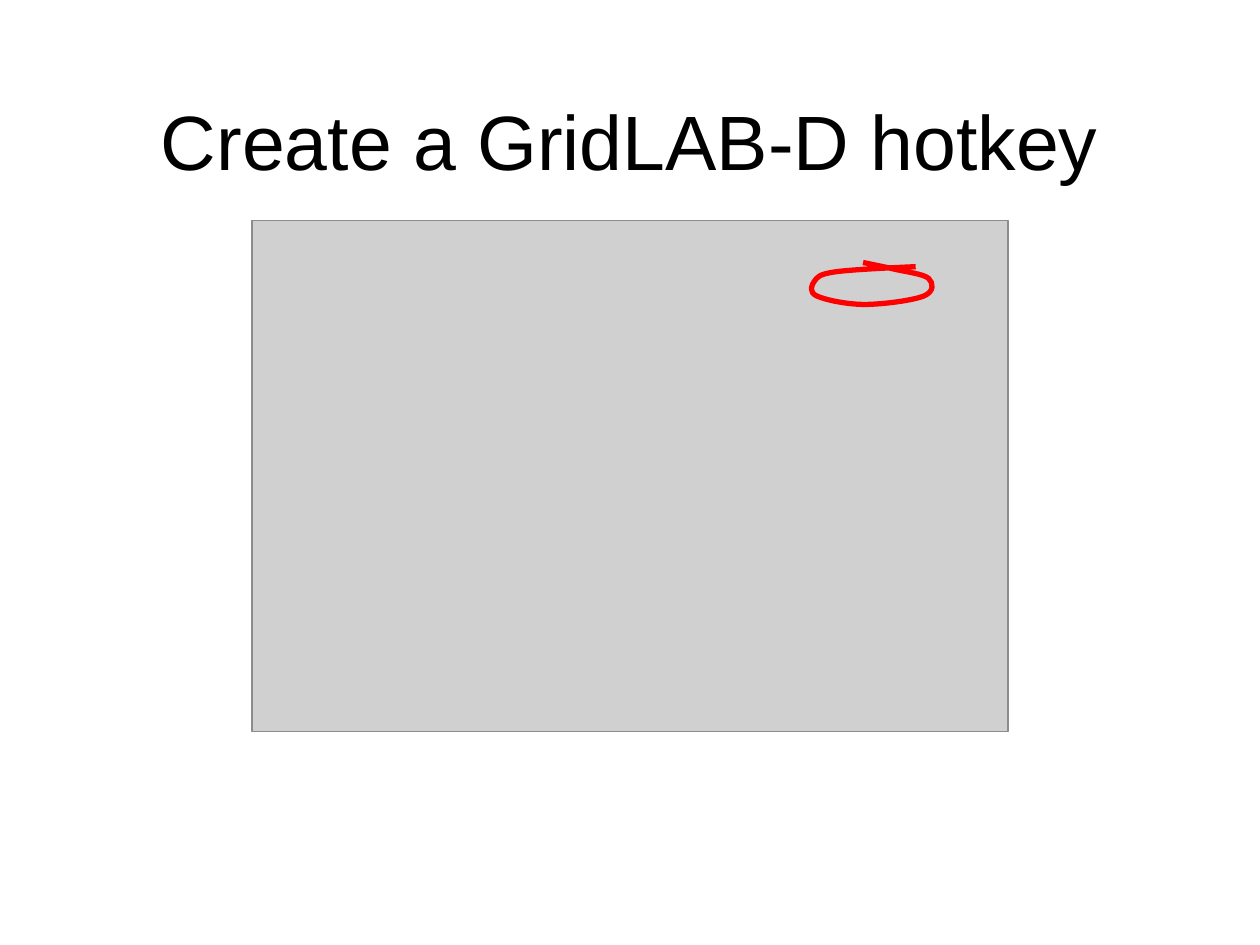
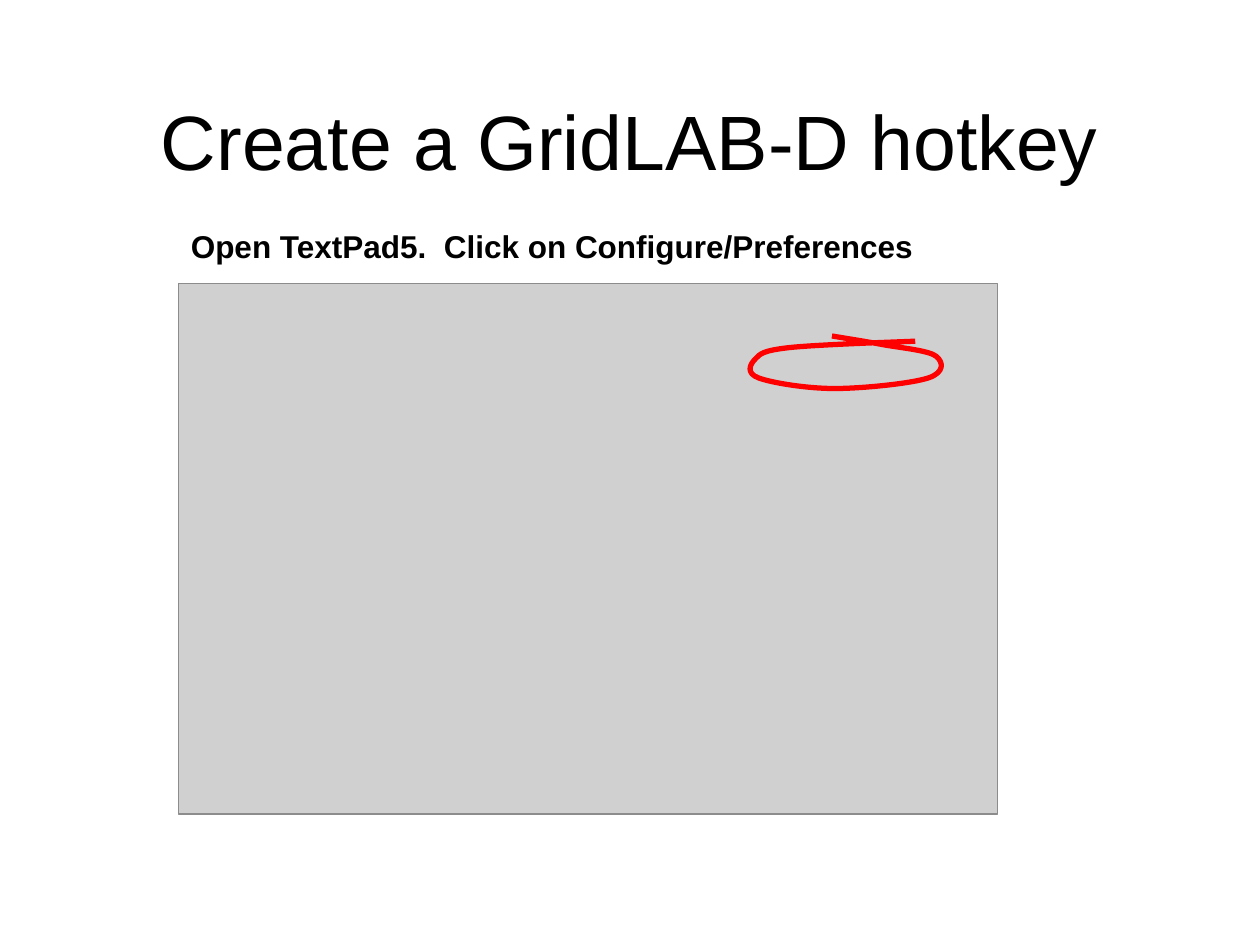
Before and after one commit to gridlab-d/course, a slide deck: slide 29 of 1.2 - Installing GridLAB-D.pps (slide 33 before the commit). Drawn at 1260x945 pixels with LibreOffice and Linux fonts; fonts in the diff are those of the drawing; grey boxes stand for pictures; background and template pictures are left out. Boxes give left, top, right and bottom in pixels: in the first picture for what was removed or moved away, otherwise in the second. Text is boxed around its words. In the diff, an @@ line names an element or a change of style, - is before the commit and + after.

```diff
--- a/1.2 - Installing GridLAB-D.pps
+++ b/1.2 - Installing GridLAB-D.pps
@@ text added at (x1=191, y1=235, x2=913, y2=264), 18 pt, text #000000, bold @@
+Open TextPad5. Click on Configure/Preferences
@@ picture resized from (x1=252, y1=220, x2=1008, y2=732) to (x1=179, y1=284, x2=998, y2=814) @@
@@ freeform shape resized from (x1=809, y1=262, x2=935, y2=304) to (x1=746, y1=336, x2=945, y2=389) @@
```
Also in this commit, not shown: 3 other slides changed, 9 slides added, 12 slides removed.
